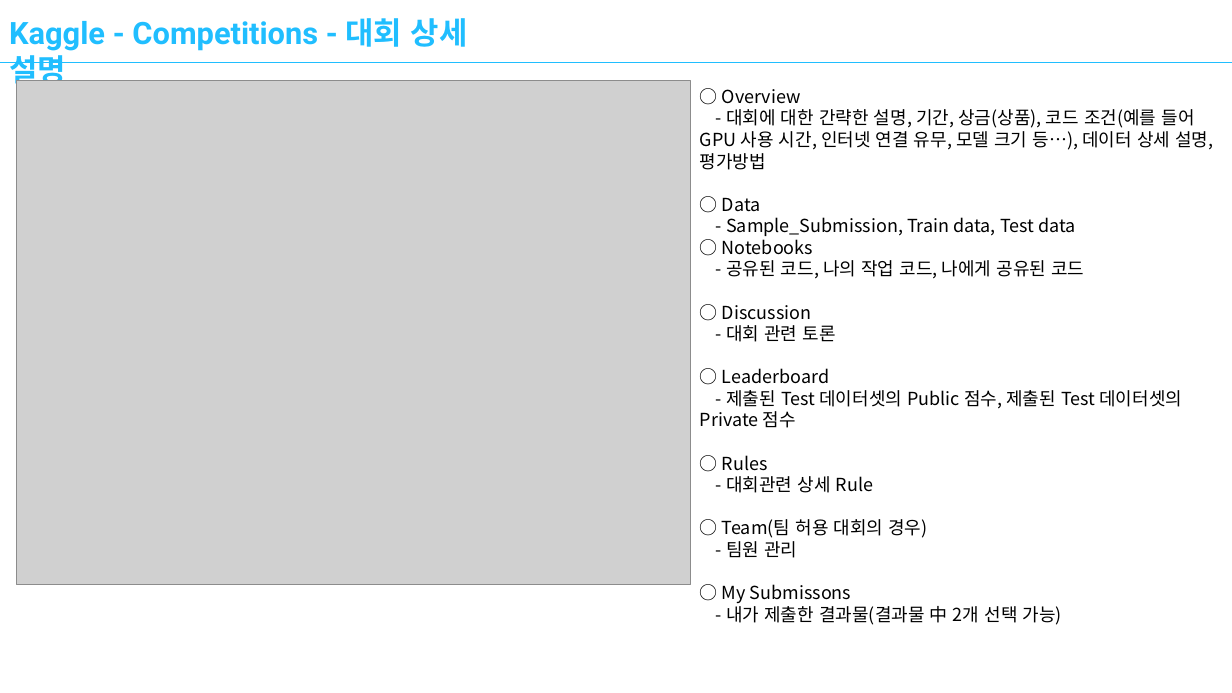
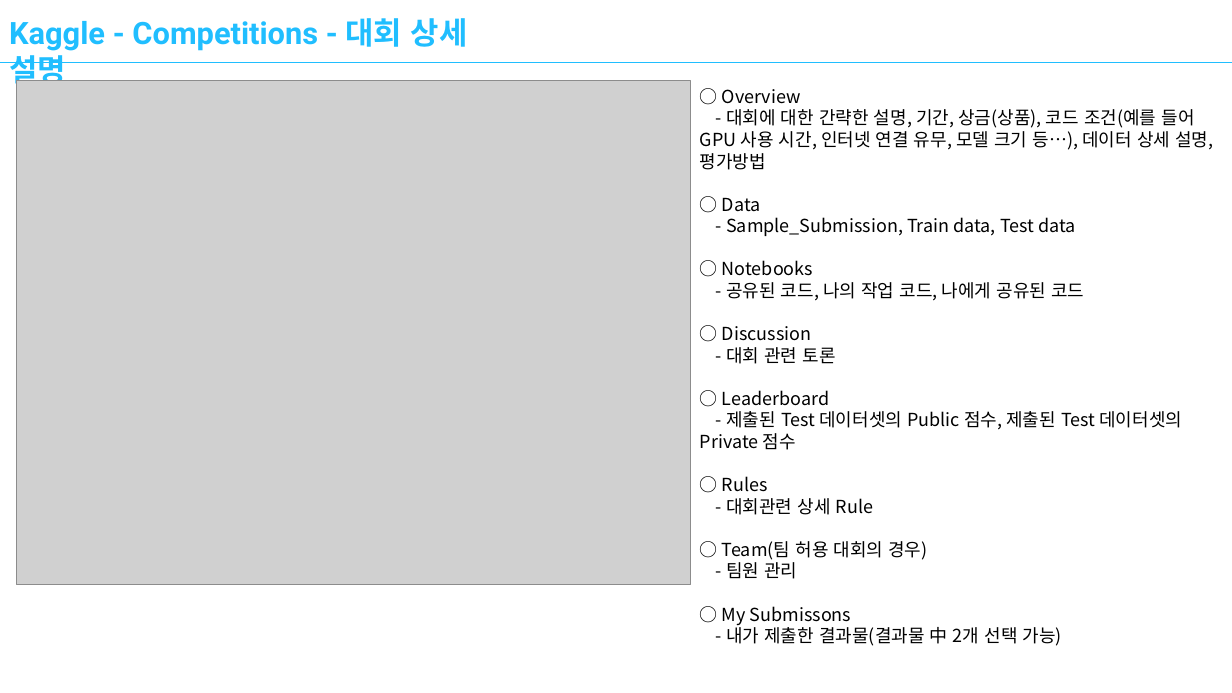
Before and after one commit to kyh5270/GwangyangDevelopersMeeting, a slide deck: slide 8 of Kaggle 소개.pptx. Drawn at 1232x693 pixels with LibreOffice and Linux fonts; fonts in the diff are those of the drawing; grey boxes stand for pictures. Boxes give left, top, right and bottom in pixels: in the first picture for what was removed or moved away, otherwise in the second. Text is boxed around its words. In the diff, an @@ line names an element or a change of style, - is before the commit and + after.

Commit message:
수정2

```diff
--- a/Kaggle 소개.pptx
+++ b/Kaggle 소개.pptx
@@ text "○ Overview" rewrapped from (700,89,1213,625) to (700,89,1213,646) @@
```
